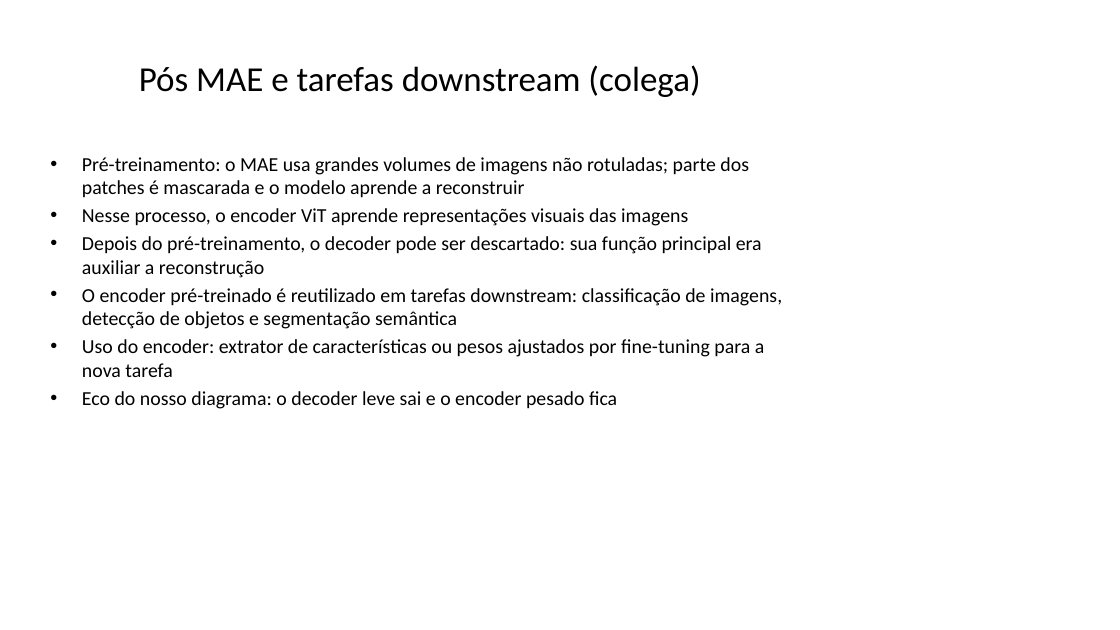
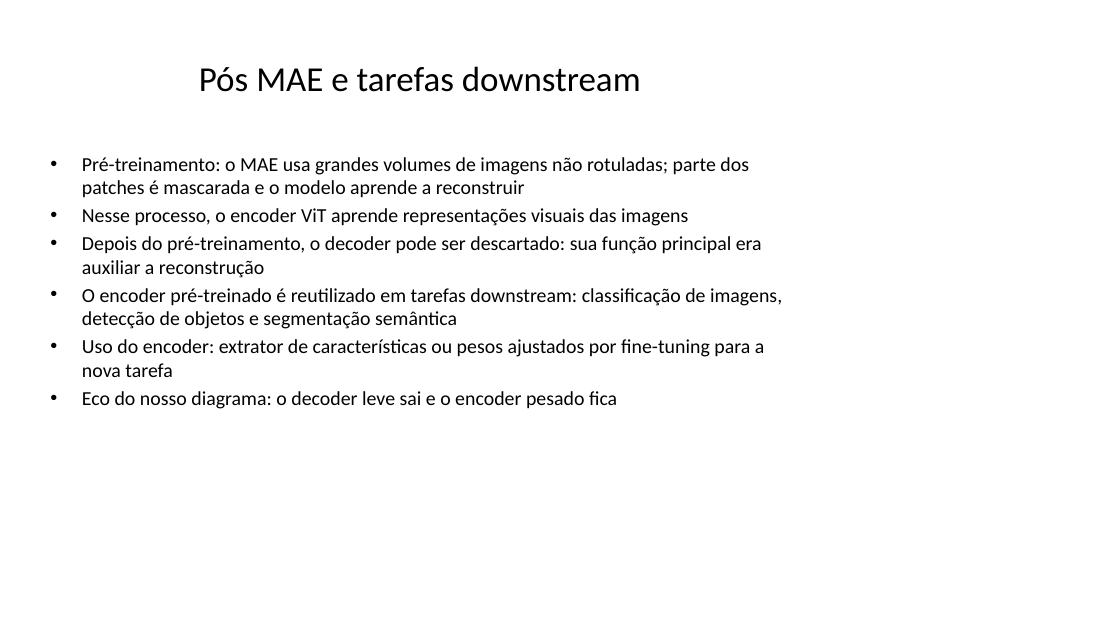
Before and after one commit to frederico-mello/seminario-masked-modeling, a slide deck: slide 10 of slides/seminario_masked_modeling.pptx. Drawn at 1120x630 pixels with LibreOffice and Linux fonts; fonts in the diff are those of the drawing. Boxes give left, top, right and bottom in pixels: in the first picture for what was removed or moved away, otherwise in the second. Text is boxed around its words. In the diff, an @@ line names an element or a change of style, - is before the commit and + after.

```diff
--- a/slides/seminario_masked_modeling.pptx
+++ b/slides/seminario_masked_modeling.pptx
@@ title at box(199, 66, 641, 92): text changed @@
-Pós MAE e tarefas downstream (colega)
+Pós MAE e tarefas downstream
```
Also in this commit, not shown: 5 other slides changed, 15 other files.
